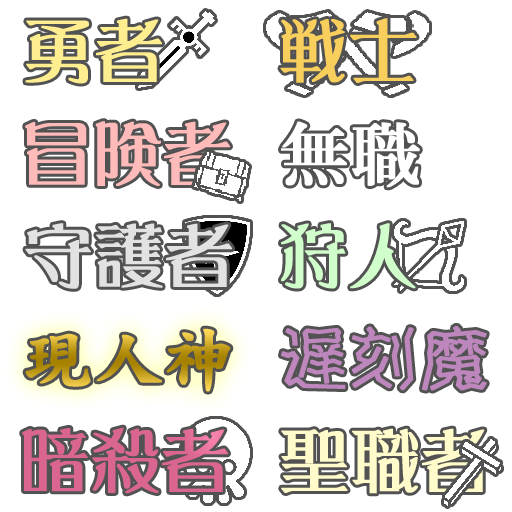
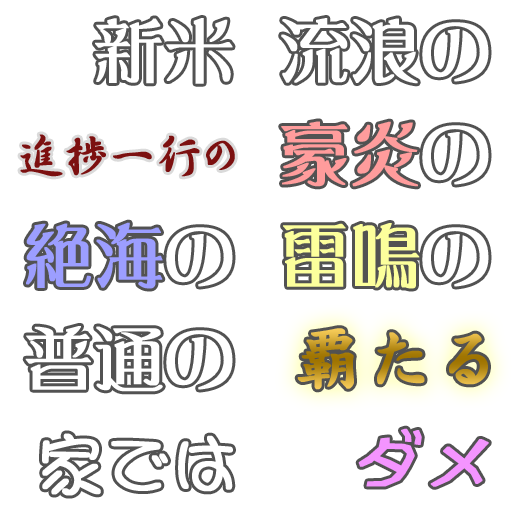
Two versions of the same layered image (512x512). Layer-by-layer changes:
hid group "後半その１ のコピー" (17 layers) over [22, 11, 501, 506]
showed group "前半その１ よせ" (10 layers) over [20, 18, 489, 496]
renamed "強い のコピー" to "進捗一行の", painted on it over [20, 122, 235, 186]
